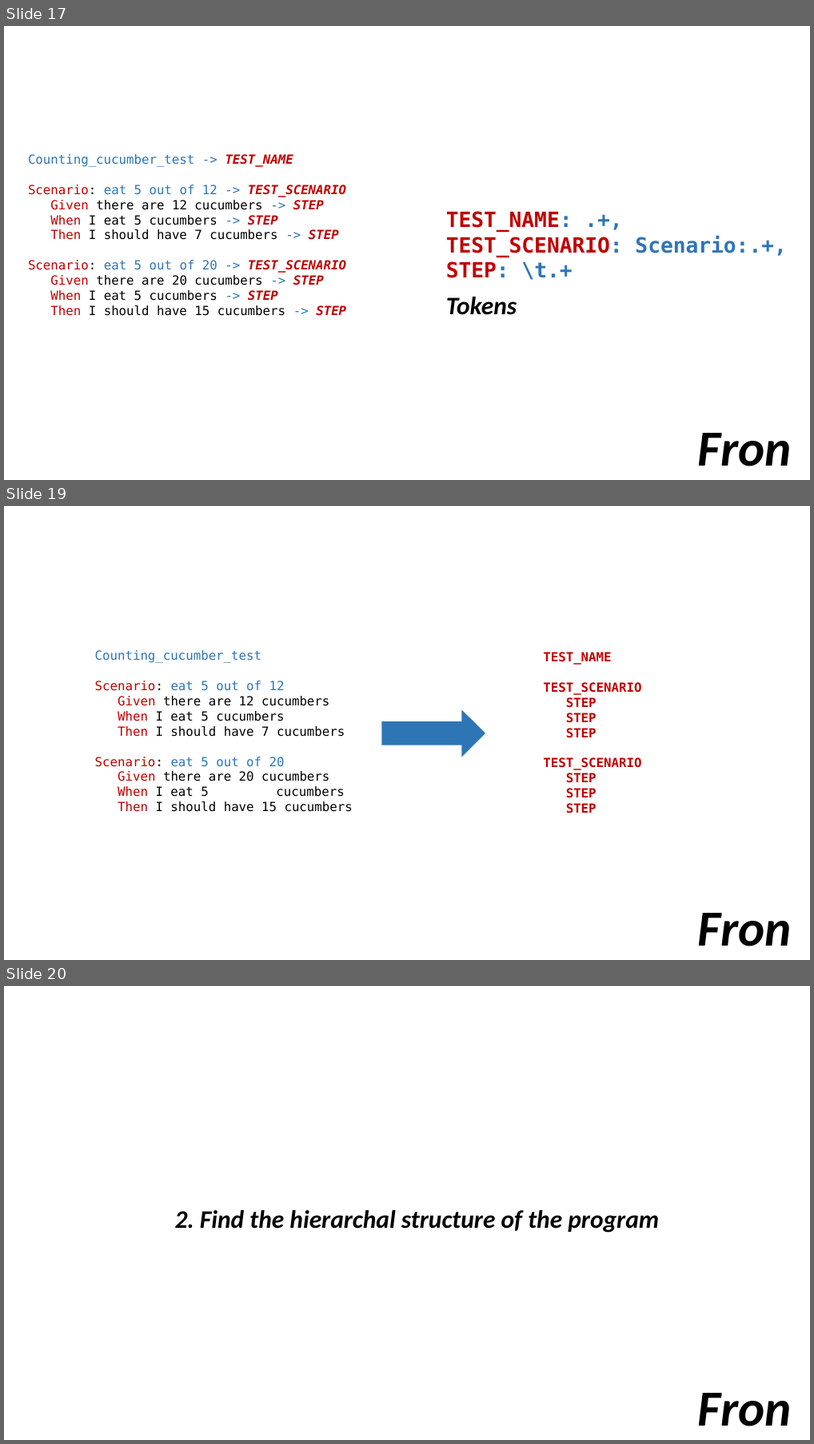
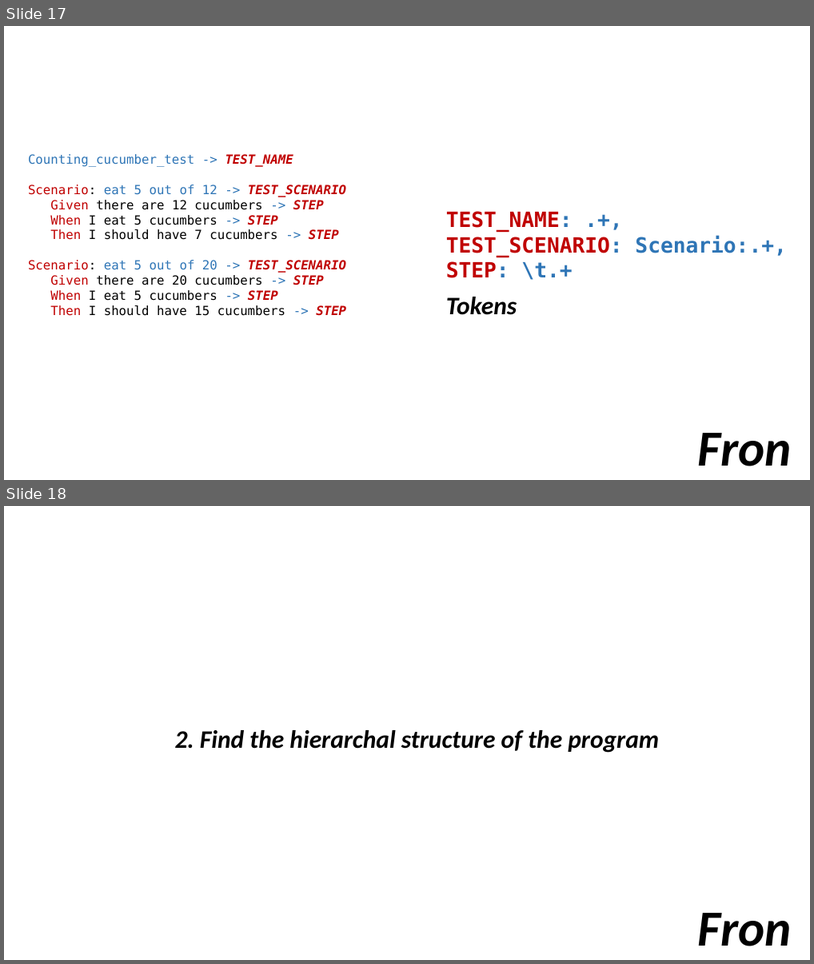
Before and after one commit to FronTexas/Summer2016, a slide deck: matrix_presentation .pptx. Shown one above the other, each under a label of ours: slides 17, 19 and 20 before the commit, slides 17 and 18 after it; the slides between them are not shown. The pictures are 814x1444 and 814x964 pixels, drawn with LibreOffice and Linux fonts; fonts in the diff are those of the drawing. Boxes give left, top, right and bottom in pixels: in the first picture for what was removed or moved away, otherwise in the second. Text is boxed around its words. In the diff, an @@ line names an element or a change of style, - is before the commit and + after.

```diff
--- a/matrix_presentation .pptx
+++ b/matrix_presentation .pptx
@@ slide 19 removed at [4, 506, 810, 960], background #FFFFFF @@
@@ text removed at [95, 650, 353, 812] @@
-Counting_cucumber_test
-Scenario: eat 5 out of 12
-Given there are 12 cucumbers
-When I eat 5 cucumbers
-Then I should have 7 cucumbers
-Scenario: eat 5 out of 20
-Given there are 20 cucumbers
-When I eat 5 cucumbers
-Then I should have 15 cucumbers
@@ text removed at [543, 652, 642, 813] @@
-TEST_NAME
-TEST_SCENARIO
-STEP
-STEP
-STEP
-TEST_SCENARIO
-STEP
-STEP
-STEP
@@ right arrow removed at [382, 710, 486, 757] @@
@@ text removed at [698, 912, 792, 946] @@
-Fron
@@ what was slide 20 is now slide 18 @@
```
Also in this commit, not shown: 5 slides added, 9 other slides removed, 2 other files.
